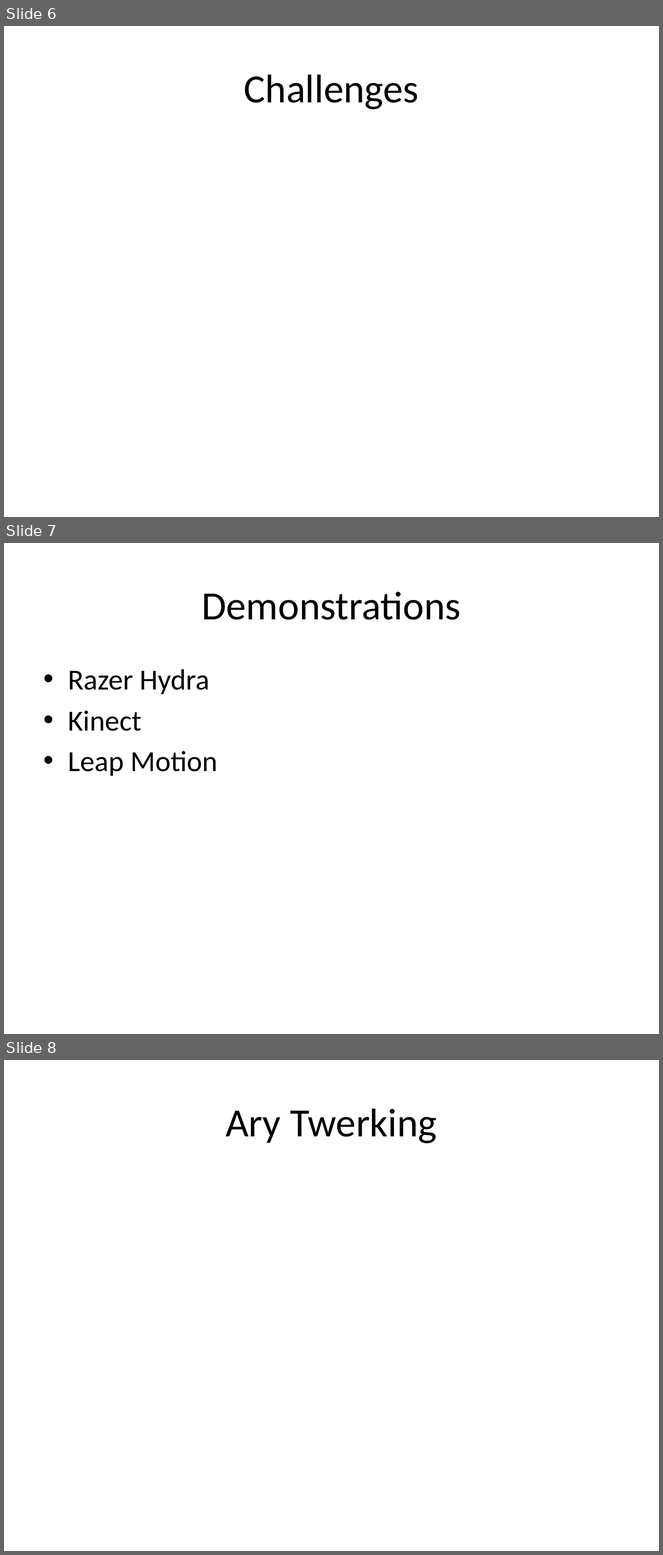
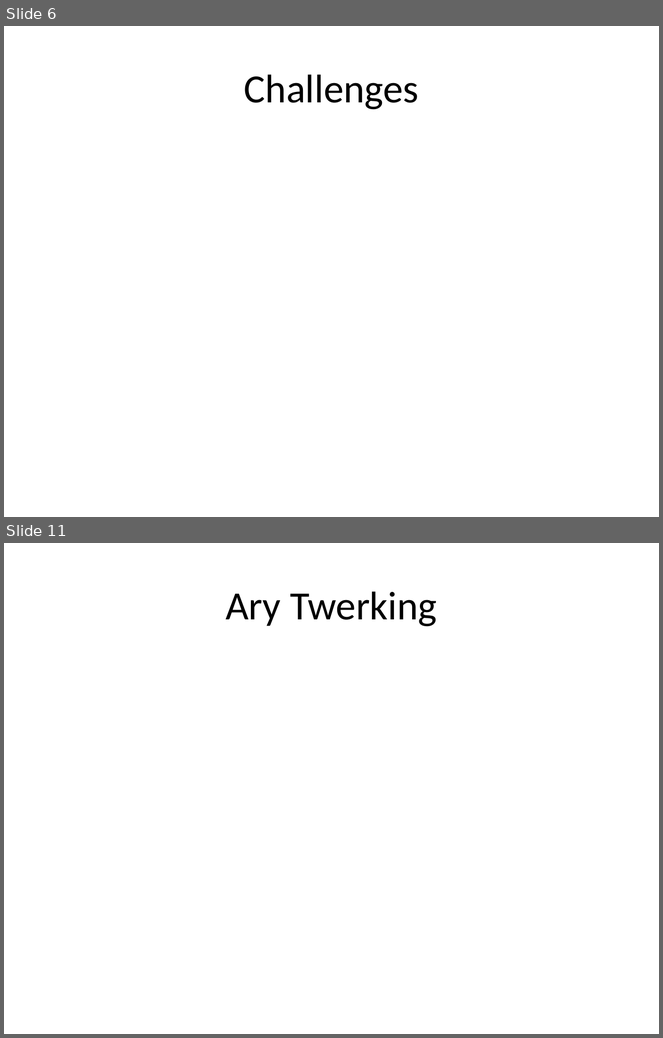
Before and after one commit to Hankli/VirtualEnvironments-Project, a slide deck: Documents/Presentations/Mock Presentation.pptx. Shown one above the other, each under a label of ours: slides 6, 7 and 8 before the commit, slides 6 and 11 after it; the slides between them are not shown. The pictures are 663x1555 and 663x1038 pixels, drawn with LibreOffice and Linux fonts; fonts in the diff are those of the drawing; background and template pictures are left out. Boxes give left, top, right and bottom in pixels: in the first picture for what was removed or moved away, otherwise in the second. Text is boxed around its words. In the diff, an @@ line names an element or a change of style, - is before the commit and + after.

```diff
--- a/Documents/Presentations/Mock Presentation.pptx
+++ b/Documents/Presentations/Mock Presentation.pptx
@@ slide 7 removed at (x1=4, y1=543, x2=659, y2=1034), background #FFFFFF @@
@@ title removed at (x1=202, y1=591, x2=461, y2=620) @@
-Demonstrations
@@ text removed at (x1=68, y1=669, x2=218, y2=776) @@
-• Razer Hydra
-• Kinect
-• Leap Motion
@@ what was slide 8 is now slide 11 @@
```
Also in this commit, not shown: 1 slide changed, 4 slides added.
